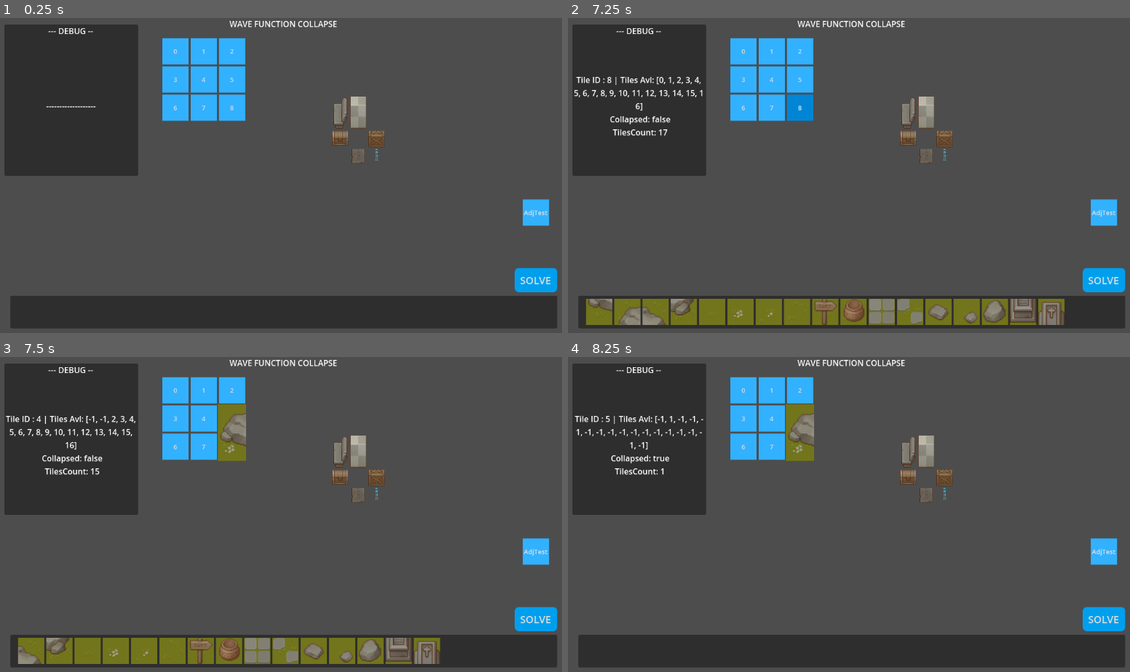
Above: before the commit, frames 1-4 (two rows, left to right).
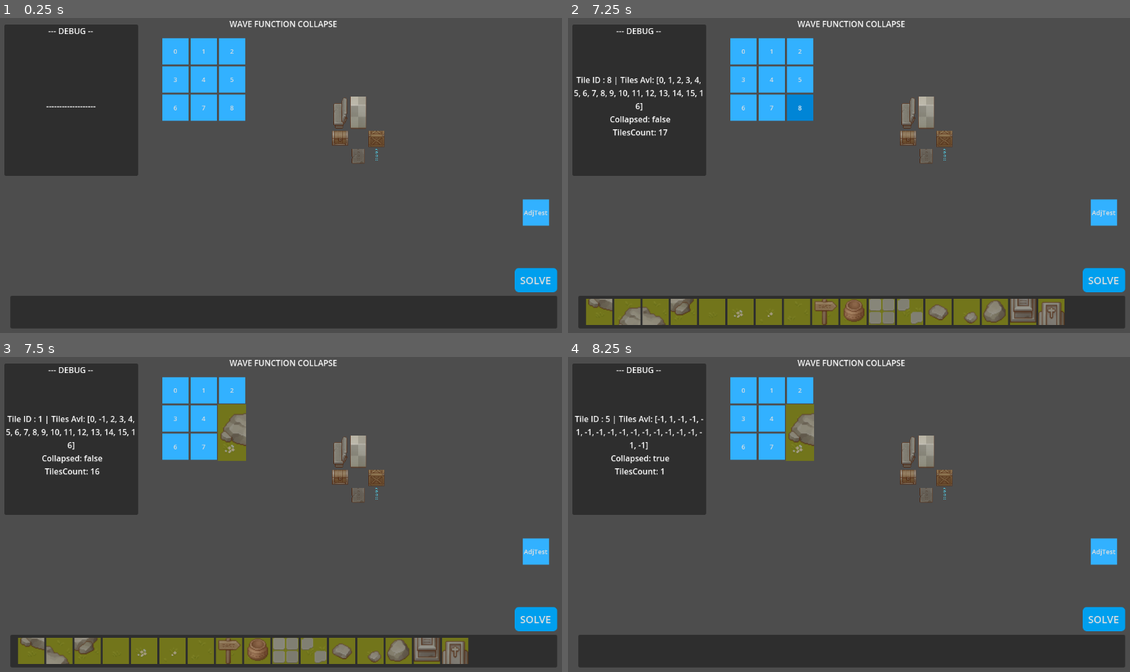
Above: after the commit, the same moments.

Repository: Sketh14/WaveFuncCollapse
Game: Godot game, scene res://Scenes/Main03.tscn
The game is run twice, just before and just after one commit, with the same random seed, the same clock (stepped at 60 frames per second) and the same inputs. This scene is started directly instead of the project's main scene.
Inputs:
- Up to frame 1 (0.25 s): no input
- Up to frame 2 (7.25 s): click "0" at 0.5 s; click "1" at 1.25 s; click "2" at 2 s; click "3" at 2.75 s; click "4" at 3.5 s; click "5" at 4.25 s; click "6" at 5 s; click "7" at 5.75 s; click "8" at 6.5 s
- Up to frame 3 (7.5 s): click "0" at 7.25 s
- Up to frame 4 (8.25 s): click "> 1 <" at 8 s

Frames 1-2 are identical in both runs. In frame 3, 3.7% of the frame differs, in the area x 1-84%, y 18-98%; in frame 4, nothing differs.

Commit message:
Changing Direction logic for clockwise rotation
- Start Tile Rotation logic
- Scripts
	(-) UI_Test1
		<~> Testing Direction logic
	(-) WaveFunctionCollapse2
		<~> Changing logic for direction setting so as to make tile rotation easier
	(-) UniversalConstants
		<~> Changing SocketDirection order to go clockwise in direction
- Others
	(-) TileAdjacencyList
		<~> Changing list according to Socket-Direction change
			[=] Re-arranging Socket-values and adjacency-list

Diff:
--- a/Prefab/UI/MainTileBtPrefab_1.tscn
+++ b/Prefab/UI/MainTileBtPrefab_1.tscn
@@ -46,6 +46,7 @@
 anchor_bottom = 1.0
 grow_horizontal = 2
 grow_vertical = 2
+pivot_offset = Vector2(26, 26)
 stretch_mode = 4
 
 [connection signal="pressed" from="." to="." method="_on_tile_bt_pressed"]
--- a/Resources/TileAdjacencyList.json
+++ b/Resources/TileAdjacencyList.json
@@ -10,13 +10,16 @@
 			],
 			"socket_values": [
 				45,
+				46,
 				47,
-				48,
-				46
+				48
 			],
 			"adjacency_list": [
 				[
 					51
+				],
+				[
+					60
 				],
 				[
 					49,
@@ -50,9 +53,6 @@
 					34,
 					38,
 					42
-				],
-				[
-					60
 				]
 			]
 		},
@@ -66,9 +66,9 @@
 			],
 			"socket_values": [
 				49,
+				50,
 				51,
-				52,
-				50
+				52
 			],
 			"adjacency_list": [
 				[
@@ -88,6 +88,9 @@
 					43
 				],
 				[
+					56
+				],
+				[
 					45
 				],
 				[
@@ -106,9 +109,6 @@
 					34,
 					38,
 					42
-				],
-				[
-					56
 				]
 			]
 		},
@@ -122,9 +122,9 @@
 			],
 			"socket_values": [
 				53,
+				54,
 				55,
-				56,
-				54
+				56
 			],
 			"adjacency_list": [
 				[
@@ -144,27 +144,27 @@
 					43
 				],
 				[
+					48,
+					52,
+					64,
+					68,
+					4,
+					8,
+					12,
+					16,
+					20,
+					24,
+					28,
+					32,
+					36,
+					40,
+					44
+				],
+				[
 					57
 				],
 				[
 					50
-				],
-				[
-					48,
-					52,
-					64,
-					68,
-					4,
-					8,
-					12,
-					16,
-					20,
-					24,
-					28,
-					32,
-					36,
-					40,
-					44
 				]
 			]
 		},
@@ -178,13 +178,30 @@
 			],
 			"socket_values": [
 				57,
+				58,
 				59,
-				60,
-				58
+				60
 			],
 			"adjacency_list": [
 				[
 					55
+				],
+				[
+					48,
+					52,
+					64,
+					68,
+					4,
+					8,
+					12,
+					16,
+					20,
+					24,
+					28,
+					32,
+					36,
+					40,
+					44
 				],
 				[
 					49,
@@ -204,23 +221,6 @@
 				],
 				[
 					46
-				],
-				[
-					48,
-					52,
-					64,
-					68,
-					4,
-					8,
-					12,
-					16,
-					20,
-					24,
-					28,
-					32,
-					36,
-					40,
-					44
 				]
 			]
 		},
@@ -234,9 +234,9 @@
 			],
 			"socket_values": [
 				1,
+				2,
 				3,
-				4,
-				2
+				4
 			],
 			"adjacency_list": [
 				[
@@ -256,6 +256,23 @@
 					43
 				],
 				[
+					48,
+					52,
+					64,
+					68,
+					4,
+					8,
+					12,
+					16,
+					20,
+					24,
+					28,
+					32,
+					36,
+					40,
+					44
+				],
+				[
 					49,
 					53,
 					61,
@@ -287,23 +304,6 @@
 					34,
 					38,
 					42
-				],
-				[
-					48,
-					52,
-					64,
-					68,
-					4,
-					8,
-					12,
-					16,
-					20,
-					24,
-					28,
-					32,
-					36,
-					40,
-					44
 				]
 			]
 		},
@@ -317,9 +317,9 @@
 			],
 			"socket_values": [
 				5,
+				6,
 				7,
-				8,
-				6
+				8
 			],
 			"adjacency_list": [
 				[
@@ -339,6 +339,23 @@
 					43
 				],
 				[
+					48,
+					52,
+					64,
+					68,
+					4,
+					8,
+					12,
+					16,
+					20,
+					24,
+					28,
+					32,
+					36,
+					40,
+					44
+				],
+				[
 					49,
 					53,
 					61,
@@ -370,23 +387,6 @@
 					34,
 					38,
 					42
-				],
-				[
-					48,
-					52,
-					64,
-					68,
-					4,
-					8,
-					12,
-					16,
-					20,
-					24,
-					28,
-					32,
-					36,
-					40,
-					44
 				]
 			]
 		},
@@ -400,9 +400,9 @@
 			],
 			"socket_values": [
 				9,
+				10,
 				11,
-				12,
-				10
+				12
 			],
 			"adjacency_list": [
 				[
@@ -422,6 +422,23 @@
 					43
 				],
 				[
+					48,
+					52,
+					64,
+					68,
+					4,
+					8,
+					12,
+					16,
+					20,
+					24,
+					28,
+					32,
+					36,
+					40,
+					44
+				],
+				[
 					49,
 					53,
 					61,
@@ -453,23 +470,6 @@
 					34,
 					38,
 					42
-				],
-				[
-					48,
-					52,
-					64,
-					68,
-					4,
-					8,
-					12,
-					16,
-					20,
-					24,
-					28,
-					32,
-					36,
-					40,
-					44
 				]
 			]
 		},
@@ -483,9 +483,9 @@
 			],
 			"socket_values": [
 				13,
+				14,
 				15,
-				16,
-				14
+				16
 			],
 			"adjacency_list": [
 				[
@@ -505,6 +505,23 @@
 					43
 				],
 				[
+					48,
+					52,
+					64,
+					68,
+					4,
+					8,
+					12,
+					16,
+					20,
+					24,
+					28,
+					32,
+					36,
+					40,
+					44
+				],
+				[
 					49,
 					53,
 					61,
@@ -536,23 +553,6 @@
 					34,
 					38,
 					42
-				],
-				[
-					48,
-					52,
-					64,
-					68,
-					4,
-					8,
-					12,
-					16,
-					20,
-					24,
-					28,
-					32,
-					36,
-					40,
-					44
 				]
 			]
 		},
@@ -566,9 +566,9 @@
 			],
 			"socket_values": [
 				25,
+				26,
 				27,
-				28,
-				26
+				28
 			],
 			"adjacency_list": [
 				[
@@ -588,6 +588,23 @@
 					43
 				],
 				[
+					48,
+					52,
+					64,
+					68,
+					4,
+					8,
+					12,
+					16,
+					20,
+					24,
+					28,
+					32,
+					36,
+					40,
+					44
+				],
+				[
 					49,
 					53,
 					61,
@@ -619,23 +636,6 @@
 					34,
 					38,
 					42
-				],
-				[
-					48,
-					52,
-					64,
-					68,
-					4,
-					8,
-					12,
-					16,
-					20,
-					24,
-					28,
-					32,
-					36,
-					40,
-					44
 				]
 			]
 		},
@@ -649,9 +649,9 @@
 			],
 			"socket_values": [
 				29,
+				30,
 				31,
-				32,
-				30
+				32
 			],
 			"adjacency_list": [
 				[
@@ -671,6 +671,23 @@
 					43
 				],
 				[
+					48,
+					52,
+					64,
+					68,
+					4,
+					8,
+					12,
+					16,
+					20,
+					24,
+					28,
+					32,
+					36,
+					40,
+					44
+				],
+				[
 					49,
 					53,
 					61,
@@ -702,23 +719,6 @@
 					34,
 					38,
 					42
-				],
-				[
-					48,
-					52,
-					64,
-					68,
-					4,
-					8,
-					12,
-					16,
-					20,
-					24,
-					28,
-					32,
-					36,
-					40,
-					44
 				]
 			]
 		},
@@ -732,9 +732,9 @@
 			],
 			"socket_values": [
 				21,
+				22,
 				23,
-				24,
-				22
+				24
 			],
 			"adjacency_list": [
 				[
@@ -754,6 +754,23 @@
 					43
 				],
 				[
+					48,
+					52,
+					64,
+					68,
+					4,
+					8,
+					12,
+					16,
+					20,
+					24,
+					28,
+					32,
+					36,
+					40,
+					44
+				],
+				[
 					49,
 					53,
 					61,
@@ -785,23 +802,6 @@
 					34,
 					38,
 					42
-				],
-				[
-					48,
-					52,
-					64,
-					68,
-					4,
-					8,
-					12,
-					16,
-					20,
-					24,
-					28,
-					32,
-					36,
-					40,
-					44
 				]
 			]
 		},
@@ -815,9 +815,9 @@
 			],
 			"socket_values": [
 				17,
+				18,
 				19,
-				20,
-				18
+				20
 			],
 			"adjacency_list": [
 				[
@@ -837,6 +837,23 @@
 					43
 				],
 				[
+					48,
+					52,
+					64,
+					68,
+					4,
+					8,
+					12,
+					16,
+					20,
+					24,
+					28,
+					32,
+					36,
+					40,
+					44
+				],
+				[
 					49,
 					53,
 					61,
@@ -868,23 +885,6 @@
 					34,
 					38,
 					42
-				],
-				[
-					48,
-					52,
-					64,
-					68,
-					4,
-					8,
-					12,
-					16,
-					20,
-					24,
-					28,
-					32,
-					36,
-					40,
-					44
 				]
 			]
 		},
@@ -898,9 +898,9 @@
 			],
 			"socket_values": [
 				33,
+				34,
 				35,
-				36,
-				34
+				36
 			],
 			"adjacency_list": [
 				[
@@ -920,6 +920,23 @@
 					43
 				],
 				[
+					48,
+					52,
+					64,
+					68,
+					4,
+					8,
+					12,
+					16,
+					20,
+					24,
+					28,
+					32,
+					36,
+					40,
+					44
+				],
+				[
 					49,
 					53,
 					61,
@@ -951,23 +968,6 @@
 					34,
 					38,
 					42
-				],
-				[
-					48,
-					52,
-					64,
-					68,
-					4,
-					8,
-					12,
-					16,
-					20,
-					24,
-					28,
-					32,
-					36,
-					40,
-					44
 				]
 			]
 		},
@@ -981,9 +981,9 @@
 			],
 			"socket_values": [
 				37,
+				38,
 				39,
-				40,
-				38
+				40
 			],
 			"adjacency_list": [
 				[
@@ -1003,6 +1003,23 @@
 					43
 				],
 				[
+					48,
+					52,
+					64,
+					68,
+					4,
+					8,
+					12,
+					16,
+					20,
+					24,
+					28,
+					32,
+					36,
+					40,
+					44
+				],
+				[
 					49,
 					53,
 					61,
@@ -1034,23 +1051,6 @@
 					34,
 					38,
 					42
-				],
-				[
-					48,
-					52,
-					64,
-					68,
-					4,
-					8,
-					12,
-					16,
-					20,
-					24,
-					28,
-					32,
-					36,
-					40,
-					44
 				]
 			]
 		},
@@ -1064,9 +1064,9 @@
 			],
 			"socket_values": [
 				41,
+				42,
 				43,
-				44,
-				42
+				44
 			],
 			"adjacency_list": [
 				[
@@ -1086,6 +1086,23 @@
 					43
 				],
 				[
+					48,
+					52,
+					64,
+					68,
+					4,
+					8,
+					12,
+					16,
+					20,
+					24,
+					28,
+					32,
+					36,
+					40,
+					44
+				],
+				[
 					49,
 					53,
 					61,
@@ -1117,23 +1134,6 @@
 					34,
 					38,
 					42
-				],
-				[
-					48,
-					52,
-					64,
-					68,
-					4,
-					8,
-					12,
-					16,
-					20,
-					24,
-					28,
-					32,
-					36,
-					40,
-					44
 				]
 			]
 		},
@@ -1147,13 +1147,30 @@
 			],
 			"socket_values": [
 				65,
+				66,
 				67,
-				68,
-				66
+				68
 			],
 			"adjacency_list": [
 				[
 					63
+				],
+				[
+					48,
+					52,
+					4,
+					8,
+					12,
+					16,
+					64,
+					68,
+					20,
+					24,
+					28,
+					32,
+					36,
+					40,
+					44
 				],
 				[
 					49,
@@ -1187,23 +1204,6 @@
 					42,
 					66,
 					62
-				],
-				[
-					48,
-					52,
-					4,
-					8,
-					12,
-					16,
-					64,
-					68,
-					20,
-					24,
-					28,
-					32,
-					36,
-					40,
-					44
 				]
 			]
 		},
@@ -1217,9 +1217,9 @@
 			],
 			"socket_values": [
 				61,
+				62,
 				63,
-				64,
-				62
+				64
 			],
 			"adjacency_list": [
 				[
@@ -1239,6 +1239,23 @@
 					67
 				],
 				[
+					48,
+					52,
+					4,
+					8,
+					12,
+					16,
+					64,
+					68,
+					20,
+					24,
+					28,
+					32,
+					36,
+					40,
+					44
+				],
+				[
 					65
 				],
 				[
@@ -1257,23 +1274,6 @@
 					42,
 					62,
 					66
-				],
-				[
-					48,
-					52,
-					4,
-					8,
-					12,
-					16,
-					64,
-					68,
-					20,
-					24,
-					28,
-					32,
-					36,
-					40,
-					44
 				]
 			]
 		},
--- a/Scripts/Test/UI_Test1.gd
+++ b/Scripts/Test/UI_Test1.gd
@@ -24,3 +24,64 @@
 		tileTexArr[i].texture.region = Rect2(tempTexPosX, 32, UniversalConstants.rectRegionScaleXY, UniversalConstants.rectRegionScaleXY)
 		tempTexPosX += 32
 		# print("Atlas Texture Region : " + str(tileTexArr[i].texture.region))
+
+	SetDirections_Test2()
+
+func SetDirections_Test():
+	var ogCoOrdX = 4
+	var ogCoOrdY = 3
+
+	var coOrdXMult = -1
+	var coOrdYMult = 0
+
+	var tempCoOrdX = 0
+	var tempCoOrdY = 0
+
+	# Set while loop here and keep repeating unless all the adjoining cells are collapsed
+	print("\n\nGot Tile to check| index : X[" + str(ogCoOrdX) + "], Y[" + str(ogCoOrdY) + "]")
+
+	# Create SuperTiles along with Adjacecny Tile check in each possible direction
+	for i in 4:
+		# print("Instantiating at Position : ", position)
+		# print("Tile CoOrd : [" + str(tileToCheckData.tileCoOrdX) + "," + str(tileToCheckData.tileCoOrdY) + "]")
+
+		# [-1] is necessary for flipping y values as we will start y-values with 0
+		# We will go -> (1, 0) | (0, -1) | (-1, 0) | (0 , -1)
+		tempCoOrdX = ogCoOrdX + ((coOrdXMult % 2) * -1)
+		tempCoOrdY = ogCoOrdY + ((coOrdYMult % 2) * -1)
+
+		print("Checking Tile | i : " + str(i) + " | [" + str(ogCoOrdX) + "," + str(ogCoOrdY) + "]"
+				+ " | Mult : [" + str(coOrdXMult) + "] [" + str(coOrdYMult) + "]"
+				+ " | Dir : [" + str(tempCoOrdX) + "] [" + str(tempCoOrdY) + "]")
+
+		coOrdXMult += -1
+		coOrdYMult += -1
+
+
+func SetDirections_Test2():
+	var ogCoOrdX = 4
+	var ogCoOrdY = 3
+
+	var tempRotation = 180
+
+	var tempCoOrdX = 0
+	var tempCoOrdY = 0
+
+	# Set while loop here and keep repeating unless all the adjoining cells are collapsed
+	print("\n\nGot Tile to check| index : X[" + str(ogCoOrdX) + "], Y[" + str(ogCoOrdY) + "]")
+
+	# Create SuperTiles along with Adjacecny Tile check in each possible direction
+	for i in 4:
+		# print("Instantiating at Position : ", position)
+		# print("Tile CoOrd : [" + str(tileToCheckData.tileCoOrdX) + "," + str(tileToCheckData.tileCoOrdY) + "]")
+
+		# [-1] is necessary for flipping y values as we will start y-values with 0
+		# We will go -> (1, 0) | (0, -1) | (-1, 0) | (0 , -1)
+		tempCoOrdX = ogCoOrdX + cos(deg_to_rad(tempRotation))
+		tempCoOrdY = ogCoOrdY + sin(deg_to_rad(tempRotation))
+
+		print("Checking Tile | i : " + str(i) + " | [" + str(ogCoOrdX) + "," + str(ogCoOrdY) + "]"
+				+ " | Rotation : " + str(tempRotation)
+				+ " | Dir : [" + str(tempCoOrdX) + "] [" + str(tempCoOrdY) + "]")
+
+		tempRotation -= 90
--- a/Scripts/UI_Alt/WaveFunctionCollapse2.gd
+++ b/Scripts/UI_Alt/WaveFunctionCollapse2.gd
@@ -231,62 +231,51 @@
 		poppedTileIndex = tilesToCheckStack.pop_back()
 		coOrdX = (poppedTileIndex / gridDimension)
 		coOrdY = poppedTileIndex% gridDimension
-		# print("\n\nGot Tile to check| index : X[" + str(coOrdX) + "], Y[" + str(coOrdY) + "]")
+		print("\n\nGot Tile to check| index : X[" + str(coOrdX) + "], Y[" + str(coOrdY) + "]")
 
 		coOrdXMult = 0
 		coOrdYMult = 1
 
+		var tempRotation = 180
+
 		# Create SuperTiles along with Adjacecny Tile check in each possible direction
-		for tileCountX in 2:
-			for tileCountY in 2:
-				# print("Instantiating at Position : ", position)
-				tileToCheckData.tileCoOrdX = coOrdX + (1 * coOrdXMult)
-				tileToCheckData.tileCoOrdY = coOrdY + (1 * coOrdYMult)
-				# print("Tile CoOrd : [" + str(tileToCheckData.tileCoOrdX) + "," + str(tileToCheckData.tileCoOrdY) + "]")
-
-				# Check if within bounds
-				if (tileToCheckData.tileCoOrdX < 0 || tileToCheckData.tileCoOrdX >= gridDimension
-					|| tileToCheckData.tileCoOrdY < 0 || tileToCheckData.tileCoOrdY >= gridDimension
-					|| tileMap[(gridDimension * tileToCheckData.tileCoOrdX) + tileToCheckData.tileCoOrdY].collapsed):
-						# print("Outside of Bounds | X[" + str(tileToCheckData.tileCoOrdX) + "], "Y[" + str(tileToCheckData.tileCoOrdY) + "]")
-
-						coOrdYMult = coOrdYMult * -1
-						coOrdXMult = coOrdXMult * -1
-						continue # Continue if outside bounds
-
-				if (tileCountX == 0):
-					# Correcting according to Godot
-					tileToCheckData.socketDir = 3 - tileCountY # Up is Negative for Godot
-				else:
-					tileToCheckData.socketDir = tileCountY
-
+		for i in 4:
+			# print("Instantiating at Position : ", position)
+			tileToCheckData.tileCoOrdX = coOrdX + cos(deg_to_rad(tempRotation))
+			tileToCheckData.tileCoOrdY = coOrdY + sin(deg_to_rad(tempRotation))
+			# print("Tile CoOrd : [" + str(tileToCheckData.tileCoOrdX) + "," + str(tileToCheckData.tileCoOrdY) + "]")
+
+			# Check if within bounds
+			if (tileToCheckData.tileCoOrdX < 0 || tileToCheckData.tileCoOrdX >= gridDimension
+				|| tileToCheckData.tileCoOrdY < 0 || tileToCheckData.tileCoOrdY >= gridDimension
+				|| tileMap[(gridDimension * tileToCheckData.tileCoOrdX) + tileToCheckData.tileCoOrdY].collapsed):
+					# print("Outside of Bounds | X[" + str(tileToCheckData.tileCoOrdX) + "], "Y[" + str(tileToCheckData.tileCoOrdY) + "]")
+
+				tempRotation -= 90
+				continue # Continue if outside bounds
+
+			# if (i == 0):
+			# 	# Correcting according to Godot
+			# 	tileToCheckData.socketDir = 3 - tileCountY # Up is Negative for Godot
+			# else:
+				# tileToCheckData.socketDir = tileCountY
+
+			tileToCheckData.socketDir = i
+
+			# """
+			print("Checking Tile"+ " | [" + str(tileToCheckData.tileCoOrdX) + "," + str(tileToCheckData.tileCoOrdY) + "]"
+					+ " | Rotation : " + str(tempRotation) + " | socketDir : " + str(tileToCheckData.socketDir)
+					+ " | tileMapVal : " + str((gridDimension * tileToCheckData.tileCoOrdX) + tileToCheckData.tileCoOrdY))
+			# """
+
+			if (SetTileAdjacency(poppedTileIndex, tileToCheckData)):
 				"""
-				print("Checking Tile | tileCountX : " + str(tileCountX) + " | tileCountY : " + str(tileCountY)
-						+ " | [" + str(tileToCheckData.tileCoOrdX) + "," + str(tileToCheckData.tileCoOrdY) + "]"
-						+ " | socketDir : " + str(tileToCheckData.socketDir)
-						+ " | tileMapVal : " + str((gridDimension * tileToCheckData.tileCoOrdX) + tileToCheckData.tileCoOrdY))
+				print("=========> Pushing Tile Data | refTileMapIndex : " + str((gridDimension * tileToCheckData.tileCoOrdX) + tileToCheckData.tileCoOrdY)
+					+ " | X[" + str(tileToCheckData.tileCoOrdX) + "], Y[" + str(tileToCheckData.tileCoOrdY) + "] <=======")
 				# """
-
-				if (SetTileAdjacency(poppedTileIndex, tileToCheckData)):
-					"""
-					print("=========> Pushing Tile Data | refTileMapIndex : " + str((gridDimension * tileToCheckData.tileCoOrdX) + tileToCheckData.tileCoOrdY)
-						+ " | X[" + str(tileToCheckData.tileCoOrdX) + "], Y[" + str(tileToCheckData.tileCoOrdY) + "] <=======")
-					# """
-					tilesToCheckStack.push_back((gridDimension * tileToCheckData.tileCoOrdX) + tileToCheckData.tileCoOrdY) # Add Current tile to the top
-
-				# Again Set the first 4 adjacent tiles in the immediate vicinity of the popped tile
-				# SetTilesToCheckData2(refTileMapIndex, (gridDimension * poppedTileIndex.tileCoOrdX) + poppedTileIndex.tileCoOrdY)
-
-
-				#tileMapIndex error | not being set for the neighbours when it is neighbours turn
-				# var tempTransposedIndex = tileToCheck.tileCoOrdX + (tileToCheck.tileCoOrdY * gridDimension.y)
-				# if(!tileMap[tempTransposedIndex].collapsed):
-				# 	SetTilesToCheckData(tileToCheck.tileCoOrdX, tileToCheck.tileCoOrdY)
-
-				coOrdYMult = coOrdYMult * -1
-				coOrdXMult = coOrdXMult * -1
-			coOrdYMult = 0
-			coOrdXMult = -1
+				tilesToCheckStack.push_back((gridDimension * tileToCheckData.tileCoOrdX) + tileToCheckData.tileCoOrdY) # Add Current tile to the top
+
+			tempRotation -= 90
 
 		# For Debugging
 		# stackPoppdCount += 1
--- a/Scripts/UniversalConstants.gd
+++ b/Scripts/UniversalConstants.gd
@@ -1,7 +1,7 @@
 class_name UniversalConstants
 
 # X is Vertical | Y is Horizontal
-enum SocketDirection {POSITIVEX, NEGATIVEX, POSITIVEY, NEGATIVEY}
+enum SocketDirection {POSITIVEX, NEGATIVEY, NEGATIVEX, POSITIVEY}
 
 const pressedColor = Color(0, 0.55, 0, 1)
 const textSize = 20
Not shown, changed: Logs.txt
